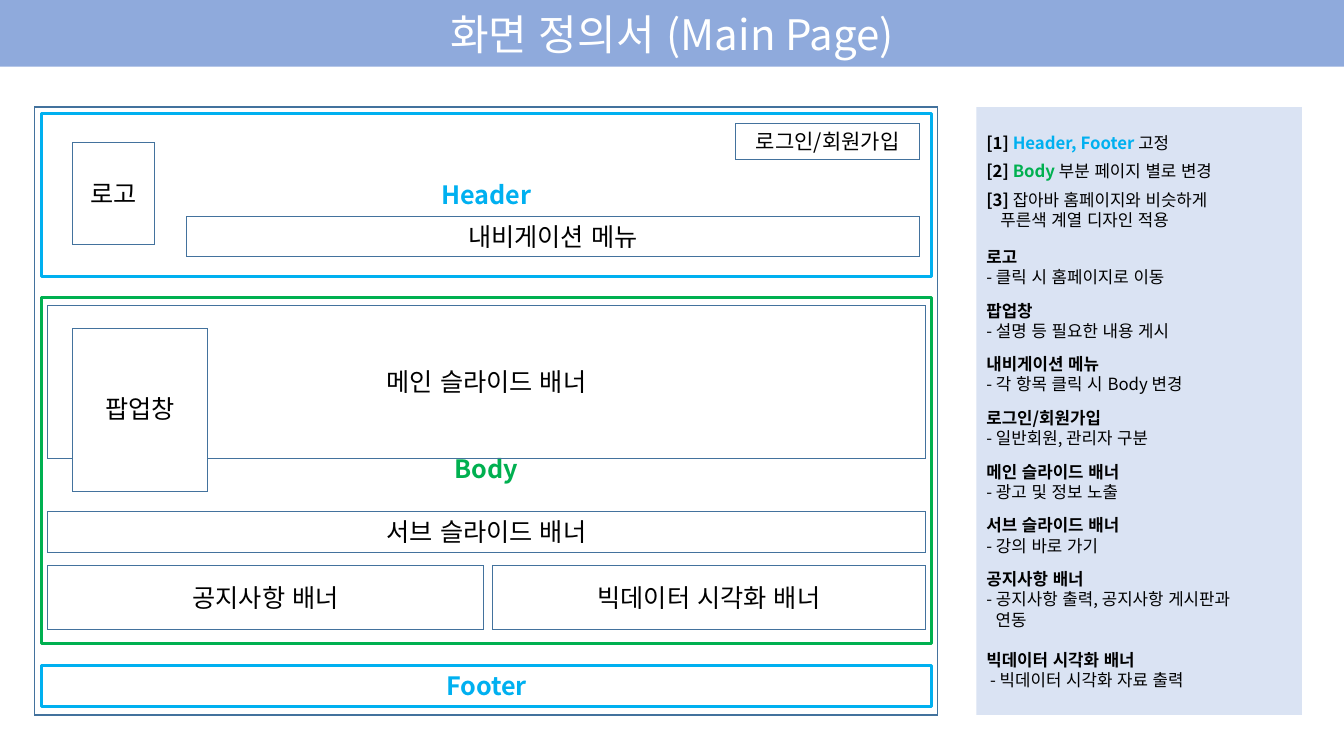
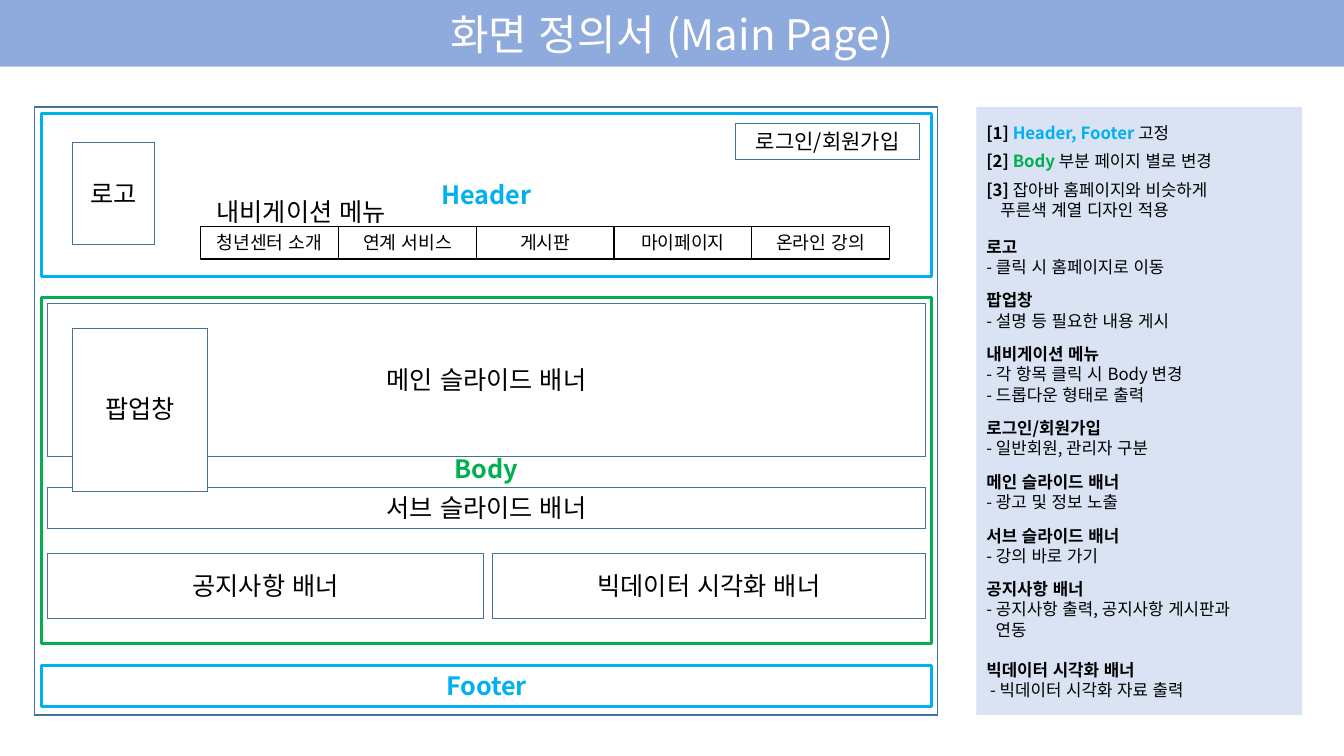
Before and after one commit to EODOHA/Youth_Project, a slide deck: slide 3 of 2조 프로젝트.pptx (slide 2 before the commit). Drawn at 1344x756 pixels with LibreOffice and Linux fonts; fonts in the diff are those of the drawing. Boxes give left, top, right and bottom in pixels: in the first picture for what was removed or moved away, otherwise in the second. Text is boxed around its words. In the diff, an @@ line names an element or a change of style, - is before the commit and + after.

```diff
--- a/2조 프로젝트.pptx
+++ b/2조 프로젝트.pptx
@@ text "내비게이션 메뉴": place and size @@
-text "내비게이션 메뉴" at (187, 217, 920, 257)
+text "내비게이션 메뉴" at (217, 200, 385, 227)
@@ text "내비게이션 메뉴" at (217, 200, 385, 227): outline #43739E 0.75 pt to none @@
@@ group added at (201, 227, 890, 259): 5 rectangles @@
+청년센터 소개
+연계 서비스
+게시판
+마이페이지
+온라인 강의
@@ text in rectangle at (996, 387, 1144, 403): paragraph added @@
+- 드롭다운 형태로 출력
@@ rectangle "서브 슬라이드 배너": place and size @@
-rectangle "서브 슬라이드 배너" at (47, 512, 926, 553)
+rectangle "서브 슬라이드 배너" at (47, 488, 926, 528)
@@ rectangle "공지사항 배너": place and size @@
-rectangle "공지사항 배너" at (47, 566, 484, 630)
+rectangle "공지사항 배너" at (47, 554, 484, 618)
@@ rectangle "빅데이터 시각화 배너": place and size @@
-rectangle "빅데이터 시각화 배너" at (492, 566, 926, 630)
+rectangle "빅데이터 시각화 배너" at (492, 554, 926, 618)
```
Also in this commit, not shown: 8 other slides changed, 27 slides added.
